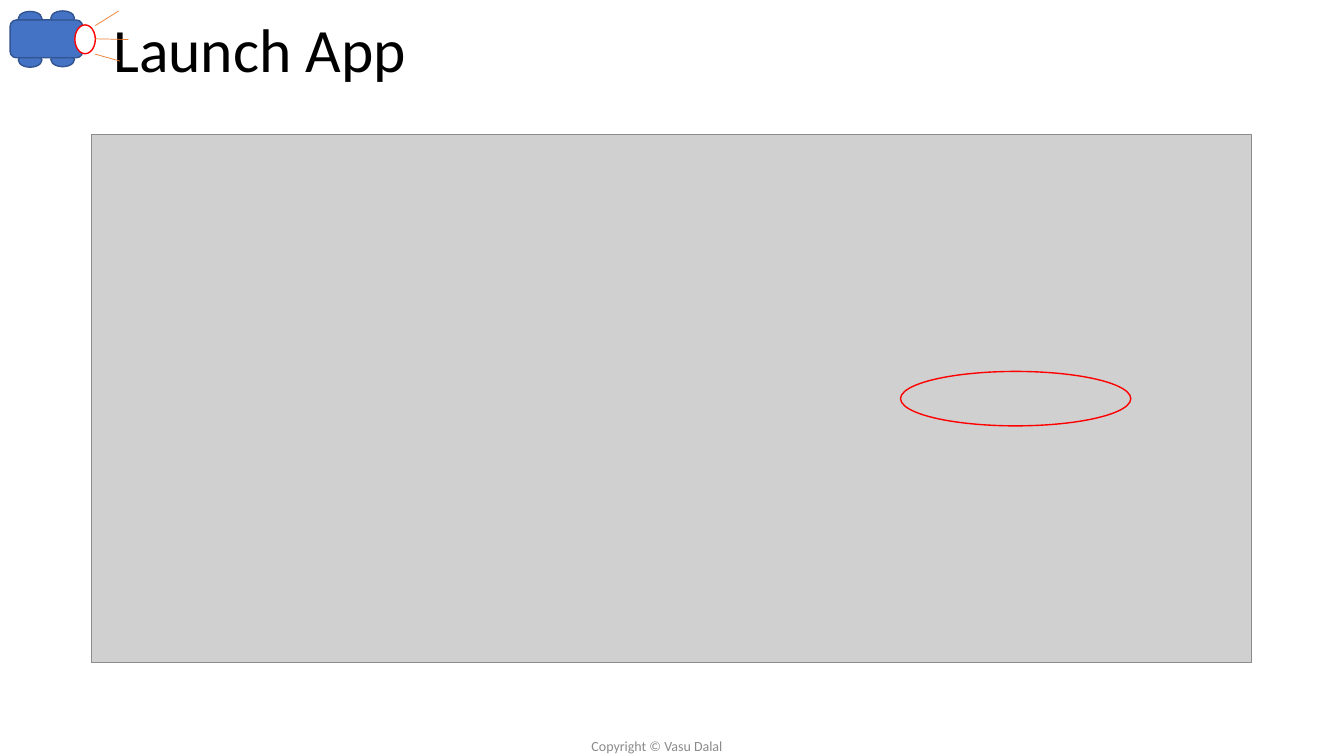
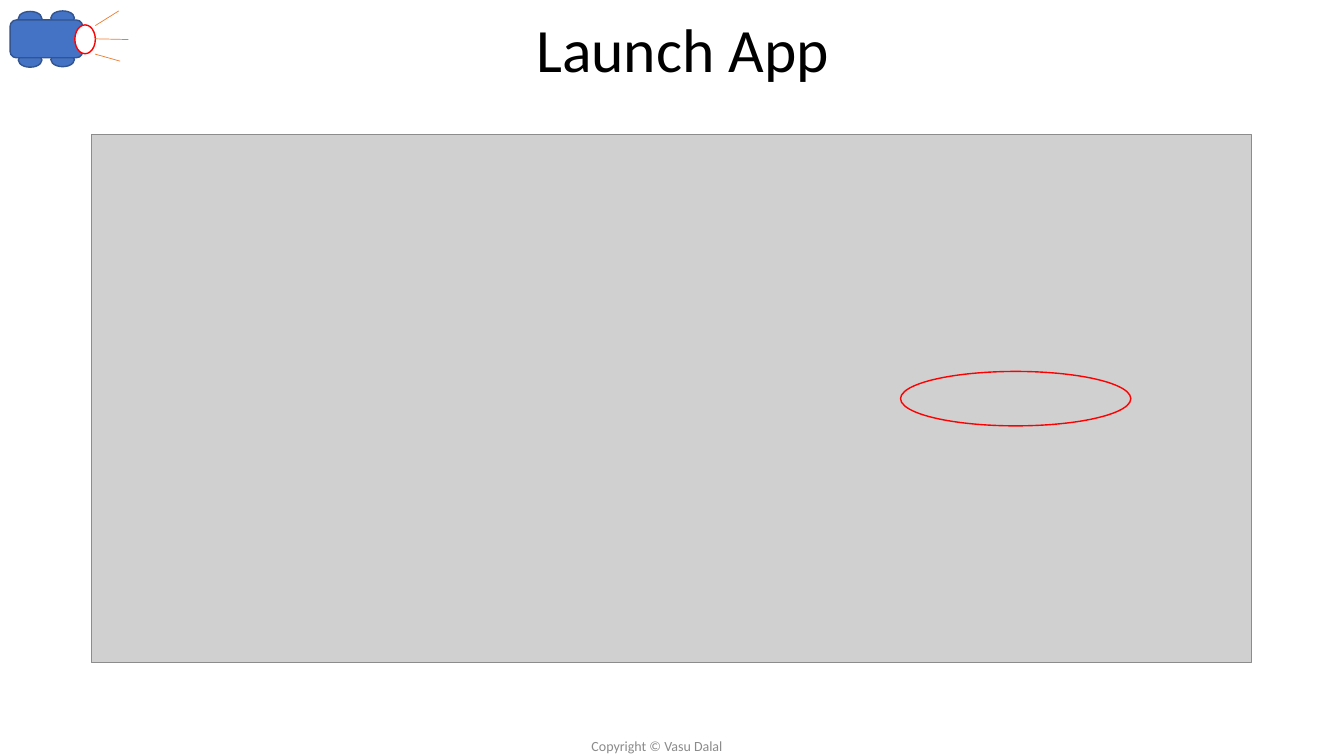
Before and after one commit to vdalal/lego-ev3, a slide deck: slide 6 of Introduction to Lego EV3-v0.2.pptx. Drawn at 1344x756 pixels with LibreOffice and Linux fonts; fonts in the diff are those of the drawing; grey boxes stand for pictures. Boxes give left, top, right and bottom in pixels: in the first picture for what was removed or moved away, otherwise in the second. Text is boxed around its words. In the diff, an @@ line names an element or a change of style, - is before the commit and + after.

Commit message:
Minor formatting edits

```diff
--- a/Introduction to Lego EV3-v0.2.pptx
+++ b/Introduction to Lego EV3-v0.2.pptx
@@ title "Launch App" at [103,0,1262,126]: alignment left to centre @@
```
Also in this commit, not shown: 16 other slides changed.
